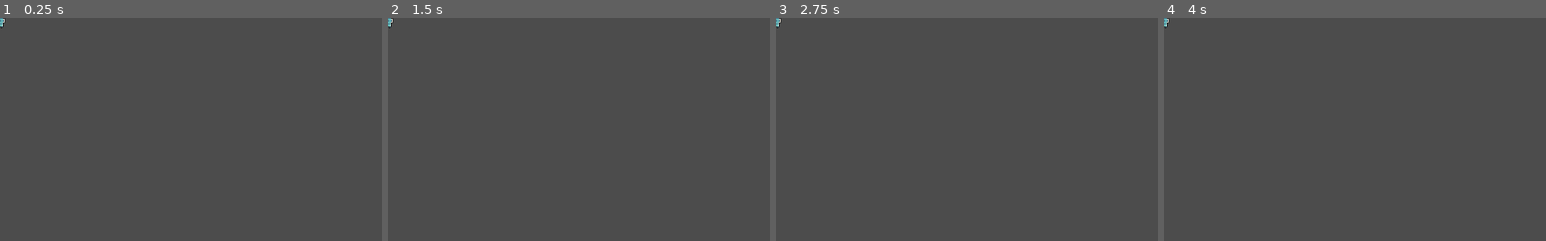
Above: before the commit, frames 1-4 (left to right).
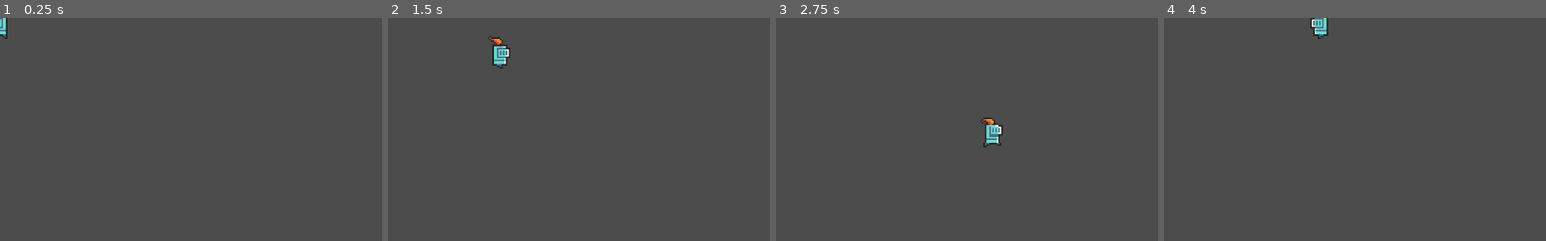
Above: after the commit, the same moments.

Repository: keatonfs/calhacks2022
Game: Godot game, scene res://Player.tscn
Two runs of this game, one before a commit and one after it. Both use one fixed random seed, a clock stepped at 60 frames per second and the inputs below. Before the commit the project starts from res://main.tscn.
Inputs:
- Up to frame 1 (0.25 s): no input
- Up to frame 2 (1.5 s): tap Enter at 0.5 s; hold D (right) 0.53-1.28 s; hold S (down) from 1.28 s (still down)
- Up to frame 3 (2.75 s): release S (down) at 2.03 s; hold D (right) from 2.03 s (still down)
- Up to frame 4 (4 s): release D (right) at 2.78 s; hold W (up) 2.78-3.53 s; hold A (left) from 3.53 s (still down)
The pictures show only the part of the screen within x 0-50%, y 0-50%; the shares and areas given below are measured in that part.

The runs differ from the first frame. In frame 1, 0.2% of the frame differs, in the area x 0-2%, y 0-10%; in frame 2, 0.5%, in the area x 0-32%, y 0-23%; in frame 3, 0.5%; in frame 4, 0.4%.

Commit message:
player scene

Diff:
--- /dev/null
+++ b/Player.tscn
@@ -0,0 +1,50 @@
+[gd_scene load_steps=13 format=2]
+
+[ext_resource path="res://assets/0x72_DungeonTilesetII_v1.4/frames/knight_m_run_anim_f2.png" type="Texture" id=1]
+[ext_resource path="res://assets/0x72_DungeonTilesetII_v1.4/frames/knight_m_run_anim_f3.png" type="Texture" id=2]
+[ext_resource path="res://assets/0x72_DungeonTilesetII_v1.4/frames/knight_m_idle_anim_f3.png" type="Texture" id=3]
+[ext_resource path="res://assets/0x72_DungeonTilesetII_v1.4/frames/knight_m_idle_anim_f2.png" type="Texture" id=4]
+[ext_resource path="res://assets/0x72_DungeonTilesetII_v1.4/frames/knight_m_idle_anim_f1.png" type="Texture" id=5]
+[ext_resource path="res://assets/0x72_DungeonTilesetII_v1.4/frames/knight_m_run_anim_f0.png" type="Texture" id=6]
+[ext_resource path="res://assets/0x72_DungeonTilesetII_v1.4/frames/knight_m_run_anim_f1.png" type="Texture" id=7]
+[ext_resource path="res://assets/0x72_DungeonTilesetII_v1.4/frames/knight_m_idle_anim_f0.png" type="Texture" id=8]
+[ext_resource path="res://scripts/Player.gd" type="Script" id=10]
+
+[sub_resource type="SpriteFrames" id=3]
+animations = [ {
+"frames": [ ExtResource( 8 ), ExtResource( 5 ), ExtResource( 4 ), ExtResource( 3 ) ],
+"loop": true,
+"name": "idle",
+"speed": 6.0
+}, {
+"frames": [ ExtResource( 6 ), ExtResource( 7 ), ExtResource( 1 ), ExtResource( 2 ) ],
+"loop": true,
+"name": "run",
+"speed": 8.0
+} ]
+
+[sub_resource type="RectangleShape2D" id=2]
+extents = Vector2( 6, 8 )
+
+[sub_resource type="TileSet" id=4]
+
+[node name="Node2D" type="Node2D"]
+
+[node name="Player" type="KinematicBody2D" parent="."]
+scale = Vector2( 2, 2 )
+script = ExtResource( 10 )
+
+[node name="AnimatedSprite" type="AnimatedSprite" parent="Player"]
+frames = SubResource( 3 )
+animation = "idle"
+frame = 3
+playing = true
+
+[node name="CollisionShape2D" type="CollisionShape2D" parent="Player"]
+position = Vector2( 1, 6 )
+shape = SubResource( 2 )
+
+[node name="TileMap" type="TileMap" parent="."]
+tile_set = SubResource( 4 )
+cell_custom_transform = Transform2D( 16, 16, 0, 0, 0, 0 )
+format = 1
--- a/Scene1.tscn
+++ /dev/null
@@ -1,53 +0,0 @@
-[gd_scene load_steps=14 format=2]
-
-[ext_resource path="res://assets/0x72_DungeonTilesetII_v1.4/frames/knight_m_idle_anim_f3.png" type="Texture" id=1]
-[ext_resource path="res://assets/0x72_DungeonTilesetII_v1.4/frames/knight_m_idle_anim_f2.png" type="Texture" id=2]
-[ext_resource path="res://assets/0x72_DungeonTilesetII_v1.4/frames/knight_m_idle_anim_f1.png" type="Texture" id=3]
-[ext_resource path="res://assets/0x72_DungeonTilesetII_v1.4/frames/knight_m_idle_anim_f0.png" type="Texture" id=4]
-[ext_resource path="res://KinematicBody2D.gd" type="Script" id=5]
-[ext_resource path="res://assets/0x72_DungeonTilesetII_v1.4/frames/knight_m_run_anim_f2.png" type="Texture" id=6]
-[ext_resource path="res://assets/0x72_DungeonTilesetII_v1.4/frames/knight_m_run_anim_f3.png" type="Texture" id=7]
-[ext_resource path="res://assets/0x72_DungeonTilesetII_v1.4/frames/knight_m_run_anim_f0.png" type="Texture" id=8]
-[ext_resource path="res://assets/0x72_DungeonTilesetII_v1.4/frames/knight_m_run_anim_f1.png" type="Texture" id=9]
-[ext_resource path="res://Entity.gd" type="Script" id=10]
-
-[sub_resource type="SpriteFrames" id=3]
-animations = [ {
-"frames": [ ExtResource( 4 ), ExtResource( 3 ), ExtResource( 2 ), ExtResource( 1 ) ],
-"loop": true,
-"name": "idle",
-"speed": 6.0
-}, {
-"frames": [ ExtResource( 8 ), ExtResource( 9 ), ExtResource( 6 ), ExtResource( 7 ) ],
-"loop": true,
-"name": "run",
-"speed": 8.0
-} ]
-
-[sub_resource type="RectangleShape2D" id=2]
-extents = Vector2( 6, 8 )
-
-[sub_resource type="TileSet" id=4]
-
-[node name="Node2D" type="Node2D"]
-
-[node name="Entity" type="KinematicBody2D" parent="."]
-script = ExtResource( 10 )
-
-[node name="Player" type="KinematicBody2D" parent="."]
-scale = Vector2( 2, 2 )
-script = ExtResource( 5 )
-
-[node name="AnimatedSprite" type="AnimatedSprite" parent="Player"]
-frames = SubResource( 3 )
-animation = "idle"
-playing = true
-
-[node name="CollisionShape2D" type="CollisionShape2D" parent="Player"]
-position = Vector2( 1, 6 )
-shape = SubResource( 2 )
-
-[node name="TileMap" type="TileMap" parent="."]
-tile_set = SubResource( 4 )
-cell_custom_transform = Transform2D( 16, 16, 0, 0, 0, 0 )
-format = 1
--- a/main.tscn
+++ /dev/null
@@ -1,29 +0,0 @@
-[gd_scene load_steps=8 format=2]
-
-[ext_resource path="res://assets/0x72_DungeonTilesetII_v1.4/frames/knight_m_idle_anim_f0.png" type="Texture" id=1]
-[ext_resource path="res://assets/0x72_DungeonTilesetII_v1.4/frames/knight_m_idle_anim_f2.png" type="Texture" id=2]
-[ext_resource path="res://assets/0x72_DungeonTilesetII_v1.4/frames/knight_m_idle_anim_f3.png" type="Texture" id=3]
-[ext_resource path="res://assets/0x72_DungeonTilesetII_v1.4/frames/knight_m_idle_anim_f1.png" type="Texture" id=4]
-[ext_resource path="res://main.gd" type="Script" id=5]
-
-[sub_resource type="SpriteFrames" id=1]
-animations = [ {
-"frames": [ ExtResource( 1 ), ExtResource( 4 ), ExtResource( 2 ), ExtResource( 3 ) ],
-"loop": true,
-"name": "default",
-"speed": 5.0
-} ]
-
-[sub_resource type="CapsuleShape2D" id=2]
-radius = 7.0
-height = 6.0
-
-[node name="Player" type="Area2D"]
-script = ExtResource( 5 )
-
-[node name="AnimatedSprite" type="AnimatedSprite" parent="."]
-frames = SubResource( 1 )
-
-[node name="CollisionShape2D" type="CollisionShape2D" parent="."]
-position = Vector2( 0, 4 )
-shape = SubResource( 2 )
--- a/project.godot
+++ b/project.godot
@@ -11,7 +11,7 @@
 [application]
 
 config/name="calhacks2022"
-run/main_scene="res://main.tscn"
+run/main_scene="res://Player.tscn"
 config/icon="res://icon.png"
 
 [gui]
--- a/Entity.gd
+++ b/scripts/Enemy.gd
@@ -1,6 +1,4 @@
-extends KinematicBody2D
-
-var health;
+extends Node2D
 
 
 # Declare member variables here. Examples:
@@ -15,11 +13,4 @@
 
 # Called every frame. 'delta' is the elapsed time since the previous frame.
 #func _process(delta):
-	#if health <= 0:
-#		die()
-
-
-func takeDamage():
-	health -= 1
-
-# func die():
+#	pass
--- a/KinematicBody2D.gd
+++ b/scripts/Player.gd
@@ -1,4 +1,4 @@
-extends "res://Entity.gd"
+extends KinematicBody2D
 
 export (int) var speed = 200
 
Not shown, added: Scene1.tscn.depren
